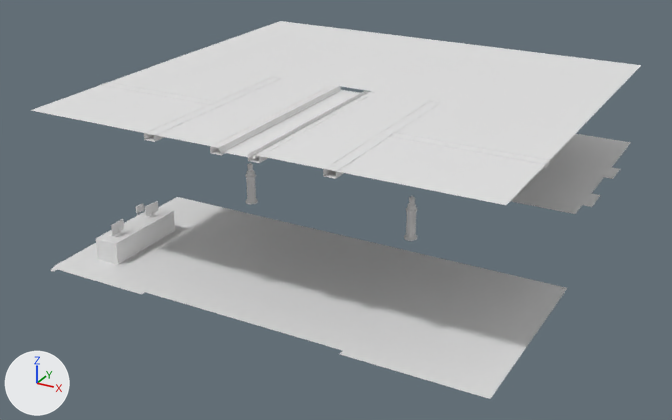
What one commit did to the FBX model TPJ_test/Assets/Test/hall_interior/Cityhall_inside_floor.FBX.
Both versions are drawn from a 50 mm camera at (20.4, 27.4, 23.4) aimed at (-2.3, 68.7, 2.8). The lights are fixed; the arrows at lower left show +X, +Y and +Z. Materials are left out; every surface is plain grey. Where no turn or scale is listed for an object, it has been applied to the vertices. Vertices at the same position are counted once.

Names of what the first picture shows: 'Cityhall_inside_bottom'.
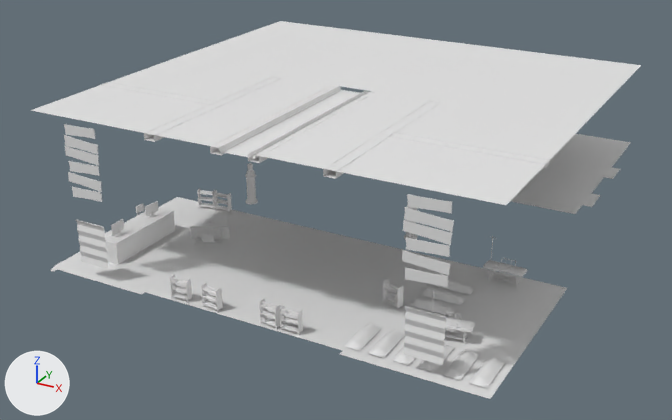
The change, as a diff of the scene's bpy script:
```diff
--- a/TPJ_test/Assets/Test/hall_interior/Cityhall_inside_floor.FBX.py
+++ b/TPJ_test/Assets/Test/hall_interior/Cityhall_inside_floor.FBX.py
@@ me_mesh @@
 # used by ob_cityhall_inside_bottom; location = (-2.28, 71.59, 0.0)
-me_mesh.from_pydata(...)  # 6769 vertices, 12431 faces; spans x -12.4..13.2, y -13.2..10.2, z 0.8..9.6
+me_mesh.from_pydata(...)  # 19141 vertices, 32105 faces; spans x -12.4..13.2, y -13.2..10.2, z 0.8..9.6
+# me_mesh part 1: 7520 vertices added at x -9.8..12.4, y -12.8..-2.5, z 0.9..9.2
+# me_mesh part 2: 1924 vertices added at x -10.2..-5.3, y -7.8..-2.1, z 0.8..2.0
```

Boxes [x1, y1, x2, y2] around the edits, measured in the pictures (672 x 420 px):
part 1 of me_mesh, added
    after: [64, 124, 528, 388]
part 2 of me_mesh, added
    after: [163, 188, 249, 254]
